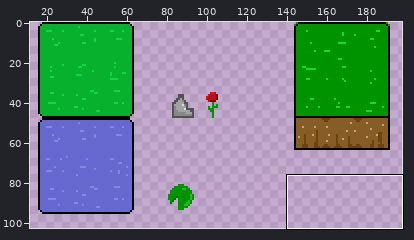
File history of a sprite sheet, Assets/Sprites/TerrainTest.png. The picture above shows the old version from afar; the outline marks the close-up.
Close-up. The starting point:
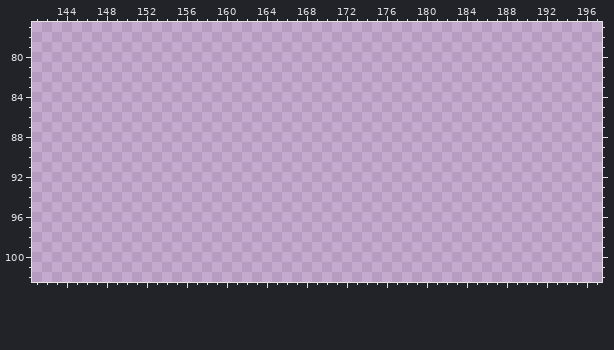
The file is 288x112 pixels. Pixels under 10% opacity are left out. Shown: x 141..197, y 77..102. The wide view leaves out empty margins.
New version:
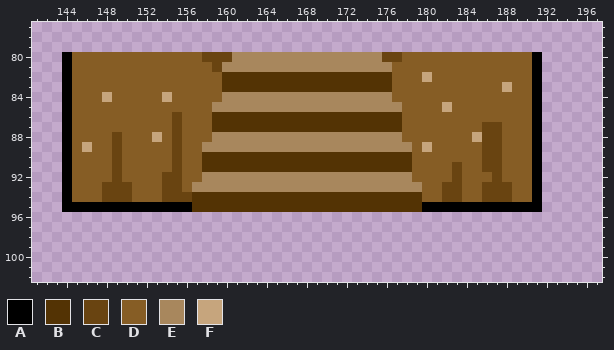
Palette (. is transparent): A #000000  B #533304  C #694411  D #865d25  E #a8875d  F #c6a57d
The exact change:
The author put colour A in rows 80 to 94 at x 144 and 191; in row 95 at x 144 to 156 and 180 to 191.
The author put colour B in rows 82 to 83 at x 160 to 176; in rows 86 to 87 at x 159 to 177; in rows 90 to 91 at x 158 to 178; in rows 94 to 95 at x 157 to 179.
The author put colour C in row 80 at x 158 to 160 and 176 to 177; in row 81 at x 159; in row 86 at x 155; in row 87 at x 155 and 186 to 187; in rows 88 to 90 at x 149, 155 and 186 to 187; in row 91 at x 149, 155, 183 and 186 to 187.
The author put colour C in row 92 at x 149, 154 to 155, 183 and 187; in row 93 at x 148 to 150, 154 to 155, 182 to 183 and 186 to 188; in row 94 at x 148 to 150, 154 to 156, 182 to 183 and 186 to 188.
The author put colour D in row 80 at x 145 to 157 and 178 to 190; in row 81 at x 145 to 158 and 177 to 190; in row 82 at x 145 to 159, 177 to 179 and 181 to 190; in row 83 at x 145 to 159, 177 to 187 and 189 to 190; in row 84 at x 145 to 147, 149 to 153, 155 to 159 and 177 to 190; in row 85 at x 145 to 158, 178 to 181 and 183 to 190.
The author put colour D in row 86 at x 145 to 154, 156 to 158 and 178 to 190; in row 87 at x 145 to 154, 156 to 158, 178 to 185 and 188 to 190; in row 88 at x 145 to 148, 150 to 152, 154, 156 to 158, 178 to 184 and 188 to 190; in row 89 at x 145, 147 to 148, 150 to 154, 156 to 157, 179, 181 to 185 and 188 to 190; in row 90 at x 145 to 148, 150 to 154, 156 to 157, 179 to 185 and 188 to 190; in row 91 at x 145 to 148, 150 to 154, 156 to 157, 179 to 182, 184 to 185 and 188 to 190.
The author put colour D in row 92 at x 145 to 148, 150 to 153, 156 to 157, 179 to 182, 184 to 186 and 188 to 190; in row 93 at x 145 to 147, 151 to 153, 156, 180 to 181, 184 to 185 and 189 to 190; in row 94 at x 145 to 147, 151 to 153, 180 to 181, 184 to 185 and 189 to 190.
The author put colour E in row 80 at x 161 to 175; in row 81 at x 160 to 176; in row 84 at x 160 to 176; in row 85 at x 159 to 177; in row 88 at x 159 to 177; in row 89 at x 158 to 178.
The author put colour E in row 92 at x 158 to 178; in row 93 at x 157 to 179.
The author put colour F in row 82 at x 180; in row 83 at x 188; in row 84 at x 148 and 154; in row 85 at x 182; in row 88 at x 153 and 185; in row 89 at x 146 and 180.
Boxes around the changes in both close-ups, in picture pixels (x1, y1, x2, y2):
added: (62, 52, 542, 212)
